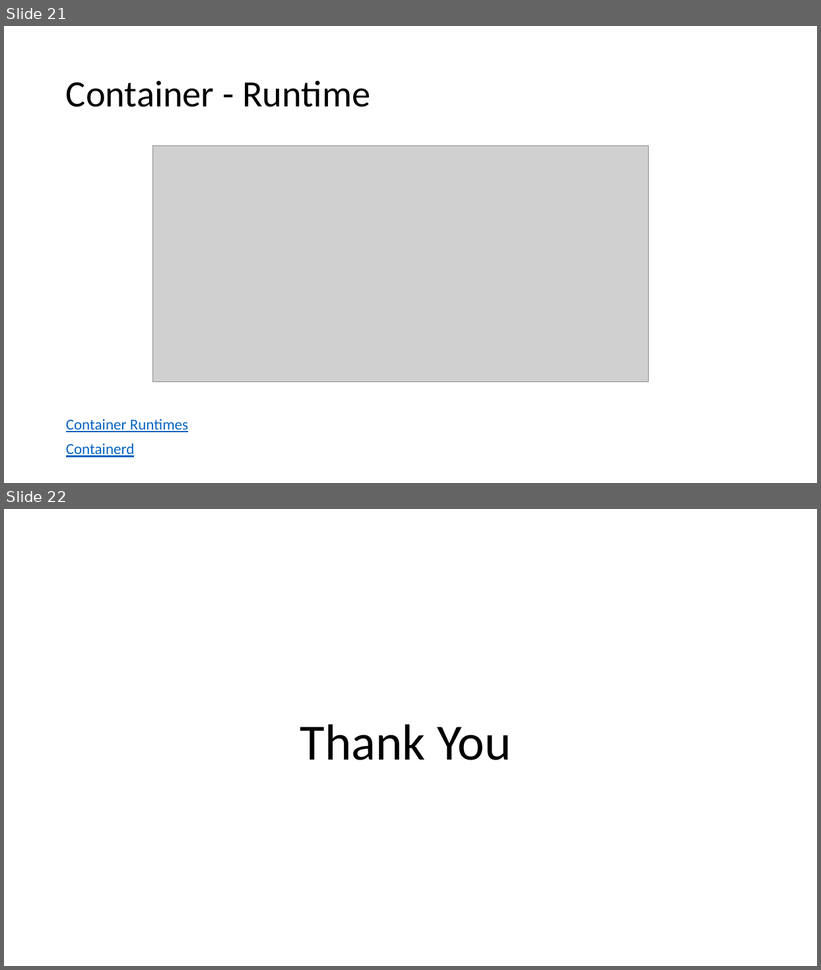
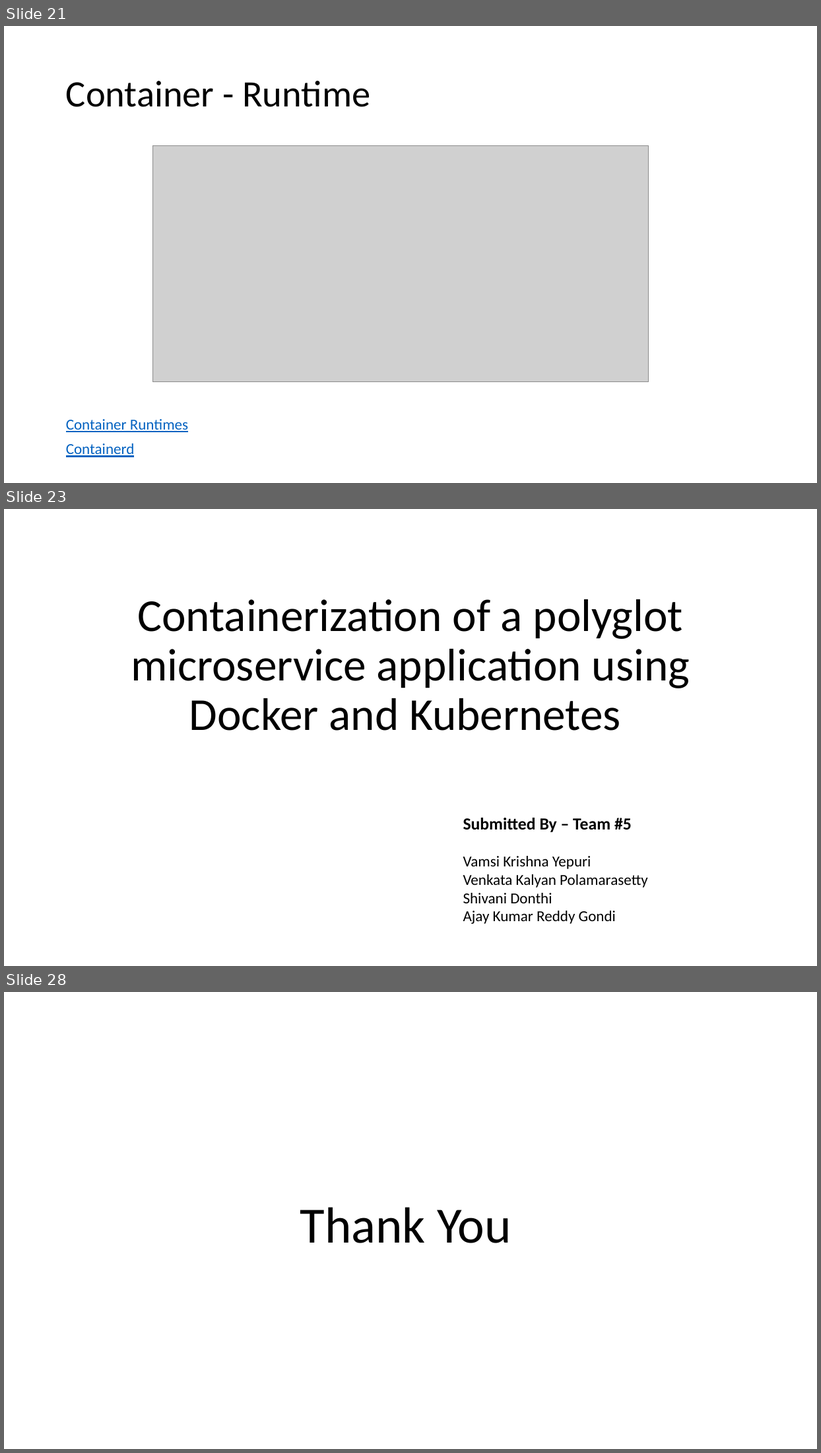
Before and after one commit to vyepuri/capstone-project-team5, a slide deck: Presentations/Presentation.pptx. Shown one above the other, each under a label of ours: slides 21 and 22 before the commit, slides 21, 23 and 28 after it; the slides between them are not shown. The pictures are 821x970 and 821x1453 pixels, drawn with LibreOffice and Linux fonts; fonts in the diff are those of the drawing; grey boxes stand for pictures. Boxes give left, top, right and bottom in pixels: in the first picture for what was removed or moved away, otherwise in the second. Text is boxed around its words. In the diff, an @@ line names an element or a change of style, - is before the commit and + after.

```diff
--- a/Presentations/Presentation.pptx
+++ b/Presentations/Presentation.pptx
@@ slide 23 added at [4, 509, 817, 966], background #FFFFFF @@
@@ title added at [131, 599, 690, 731], 54 pt, text #000000 @@
+Containerization of a polyglot microservice application using Docker and Kubernetes
@@ text added at [463, 818, 648, 924], 18 pt, text #000000 @@
+Submitted By – Team #5
+Vamsi Krishna Yepuri
+Venkata Kalyan Polamarasetty
+Shivani Donthi
+Ajay Kumar Reddy Gondi
@@ what was slide 22 is now slide 28 @@
```
Also in this commit, not shown: 2 slides changed, 5 other slides added.
